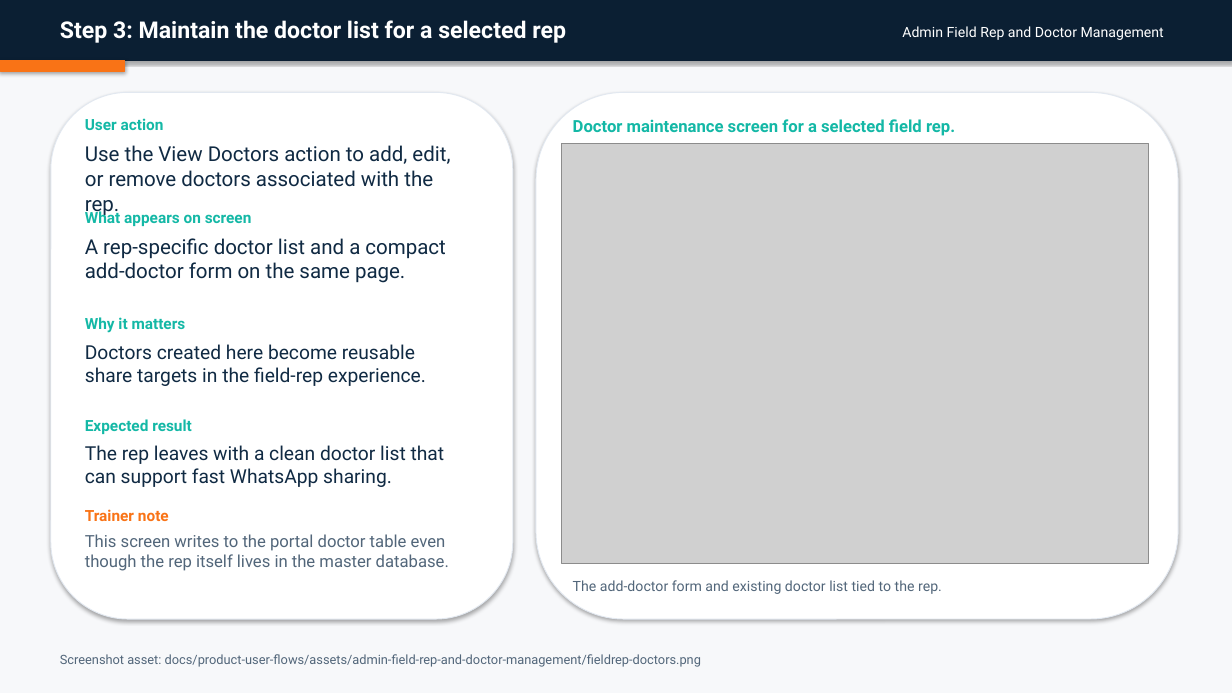
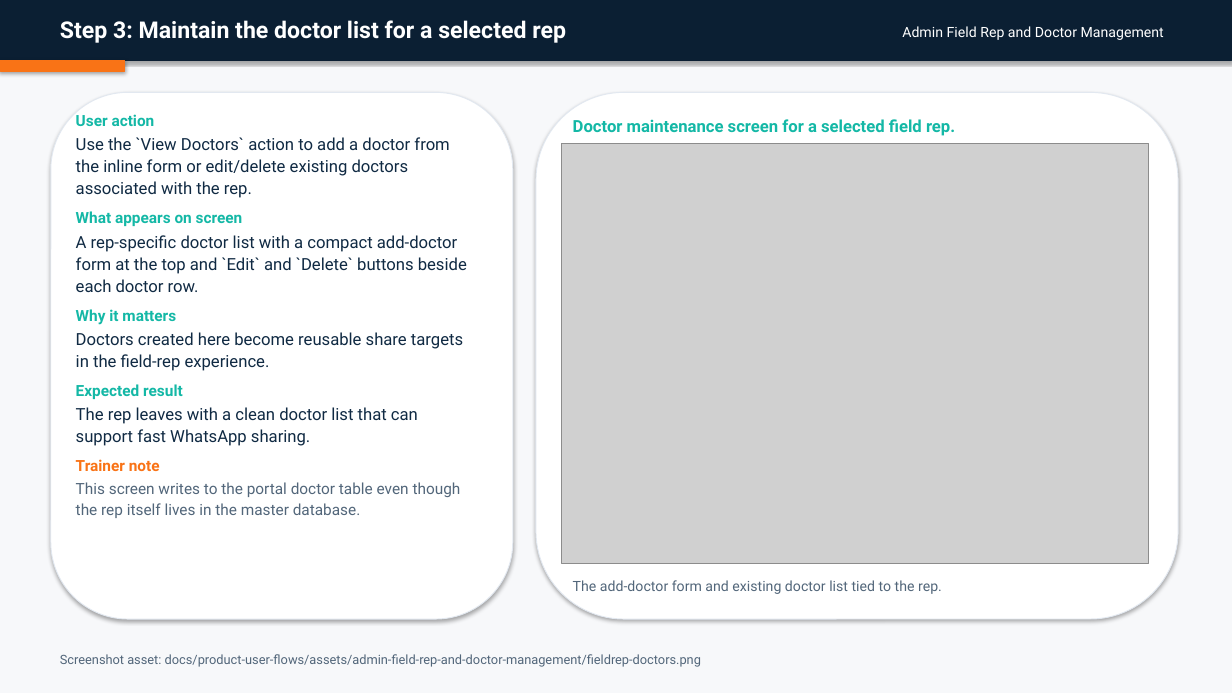
Before and after one commit to admin-masters/inclinic-education-system, a slide deck: slide 5 of output/doc/user-flow-decks/04-admin-field-rep-and-doctor-management.pptx. Drawn at 1232x693 pixels with LibreOffice and Linux fonts; fonts in the diff are those of the drawing; grey boxes stand for pictures. Boxes give left, top, right and bottom in pixels: in the first picture for what was removed or moved away, otherwise in the second. Text is boxed around its words. In the diff, an @@ line names an element or a change of style, - is before the commit and + after.

Commit message:
sync user flow deck details with live product

```diff
--- a/output/doc/user-flow-decks/04-admin-field-rep-and-doctor-management.pptx
+++ b/output/doc/user-flow-decks/04-admin-field-rep-and-doctor-management.pptx
@@ text added at <box>76,114,467,518</box>, 13 pt, text #102A43 @@
+User action
+Use the `View Doctors` action to add a doctor from the inline form or edit/delete existing doctors associated with the rep.
+What appears on screen
+A rep-specific doctor list with a compact add-doctor form at the top and `Edit` and `Delete` buttons beside each doctor row.
+Why it matters
+Doctors created here become reusable share targets in the field-rep experience.
+Expected result
+The rep leaves with a clean doctor list that can support fast WhatsApp sharing.
+Trainer note
+This screen writes to the portal doctor table even though the rep itself lives in the master database.
@@ text removed at <box>85,118,164,130</box> @@
-User action
@@ text removed at <box>85,145,450,187</box> @@
-Use the View Doctors action to add, edit, or remove doctors associated with the rep.
@@ text removed at <box>85,209,252,226</box> @@
-What appears on screen
@@ text removed at <box>85,238,445,283</box> @@
-A rep-specific doctor list and a compact add-doctor form on the same page.
@@ text removed at <box>85,317,186,333</box> @@
-Why it matters
@@ text removed at <box>85,344,426,386</box> @@
-Doctors created here become reusable share targets in the field-rep experience.
@@ text removed at <box>85,419,192,434</box> @@
-Expected result
@@ text removed at <box>85,445,445,487</box> @@
-The rep leaves with a clean doctor list that can support fast WhatsApp sharing.
@@ text removed at <box>85,509,169,521</box> @@
-Trainer note
@@ text removed at <box>85,534,449,571</box> @@
-This screen writes to the portal doctor table even though the rep itself lives in the master database.
```
Also in this commit, not shown: 6 other slides changed, 35 other files.
